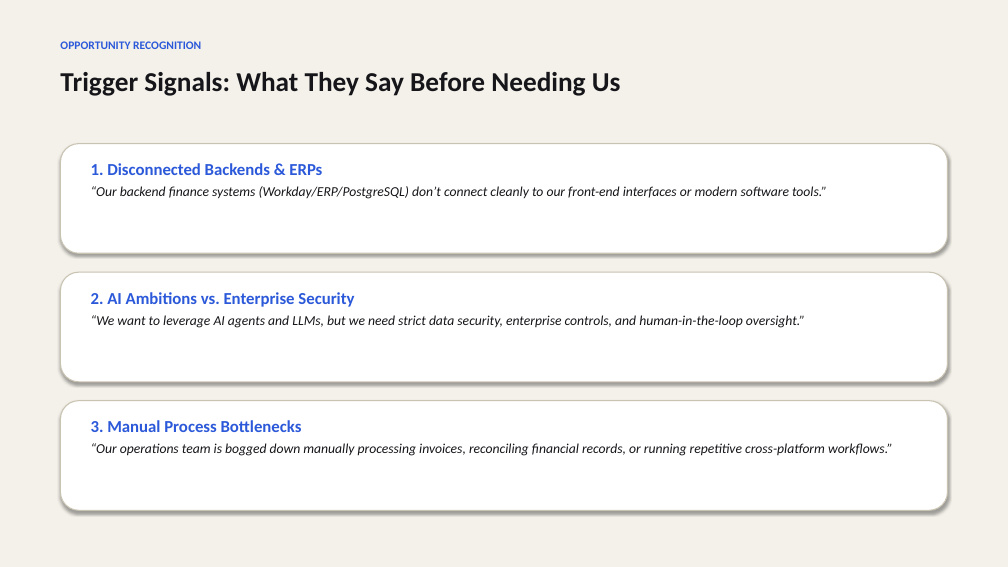
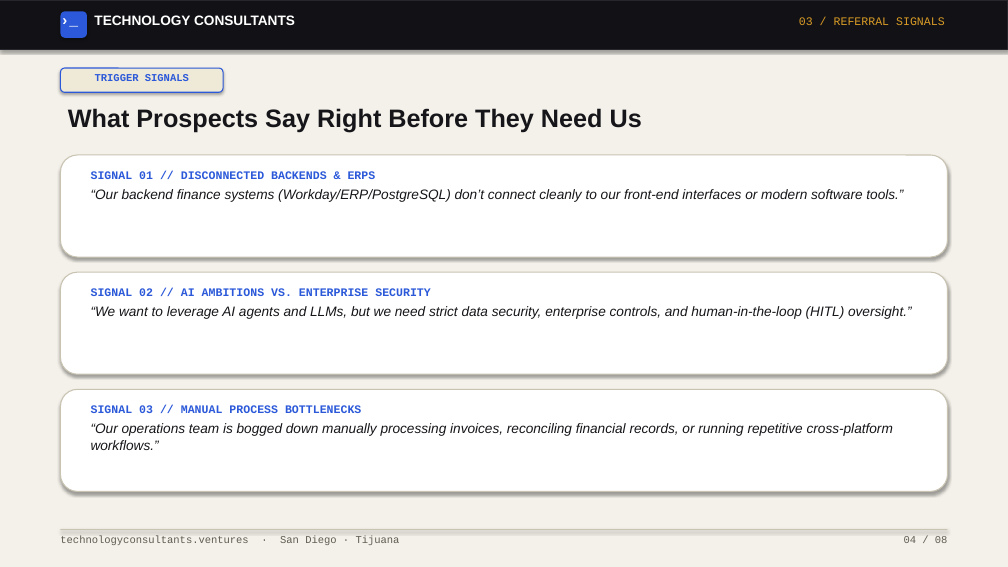
Before and after one commit to rguido198/TechnologyConsultantsVentures, a slide deck: slide 4 of Technology_Consultants_Who_to_Send_My_Way.pptx. Drawn at 1008x567 pixels with LibreOffice and Linux fonts; fonts in the diff are those of the drawing. Boxes give left, top, right and bottom in pixels: in the first picture for what was removed or moved away, otherwise in the second. Text is boxed around its words. In the diff, an @@ line names an element or a change of style, - is before the commit and + after.

Commit message:
Redesign PowerPoint presentations to match design.md website UI, nav header, terminal components, and design tokens

```diff
--- a/Technology_Consultants_Who_to_Send_My_Way.pptx
+++ b/Technology_Consultants_Who_to_Send_My_Way.pptx
@@ rectangle added at box(0, 0, 1008, 49), fill #121216, outline #26262C 1 pt @@
@@ rounded rectangle added at box(60, 11, 87, 38), fill #2B59D9 @@
@@ text added at box(60, 11, 87, 37), 14 pt, text #FFFFFF, bold @@
+›_
@@ text added at box(94, 15, 295, 25), 13 pt, text #FFFFFF, bold @@
+TECHNOLOGY CONSULTANTS
@@ text added at box(799, 17, 945, 25), 11 pt, text #D99B26 @@
+03 / REFERRAL SIGNALS
@@ text removed at box(60, 41, 201, 49) @@
-OPPORTUNITY RECOGNITION
@@ rounded rectangle added at box(60, 68, 223, 92), fill #EFE9D8, outline #2B59D9 1 pt @@
@@ text added at box(95, 74, 189, 81), 10 pt, text #2B59D9, bold @@
+TRIGGER SIGNALS
@@ text at box(68, 108, 642, 132): text changed; size 26 to 24 pt; font Calibri to Arial @@
-Trigger Signals: What They Say Before Needing Us
+What Prospects Say Right Before They Need Us
@@ rounded rectangle: place and size @@
-rounded rectangle at box(60, 144, 948, 253)
+rounded rectangle at box(60, 155, 948, 257)
@@ text "SIGNAL 01 // DISCONNECTED BACKENDS ...": place and size @@
-text "SIGNAL 01 // DISCONNECTED BACKENDS ..." at box(91, 163, 827, 199)
+text "SIGNAL 01 // DISCONNECTED BACKENDS ..." at box(91, 171, 903, 202)
@@ text at box(91, 171, 376, 179): text changed; size 16 to 11 pt; font Calibri to Courier New @@
-1. Disconnected Backends & ERPs
+SIGNAL 01 // DISCONNECTED BACKENDS & ERPS
@@ text at box(91, 189, 903, 202): font Calibri to Arial in "“Our backend finance systems (Workday/ERP/PostgreSQL) don’t  ..." @@
@@ rounded rectangle: place and size @@
-rounded rectangle at box(60, 272, 948, 382)
+rounded rectangle at box(60, 272, 948, 374)
@@ text at box(91, 288, 912, 319): text changed; font Calibri to Arial @@
-2. AI Ambitions vs. Enterprise Security
-“We want to leverage AI agents and LLMs, but we need strict data security, enterprise controls, and human-in-the-loop oversight.”
+SIGNAL 02 // AI AMBITIONS VS. ENTERPRISE SECURITY
+“We want to leverage AI agents and LLMs, but we need strict data security, enterprise controls, and human-in-the-loop (HITL) oversight.”
@@ rounded rectangle: place and size @@
-rounded rectangle at box(60, 401, 948, 510)
+rounded rectangle at box(60, 389, 948, 492)
@@ text "SIGNAL 03 // MANUAL PROCESS ...": place and size @@
-text "SIGNAL 03 // MANUAL PROCESS ..." at box(91, 420, 893, 456)
+text "SIGNAL 03 // MANUAL PROCESS ..." at box(91, 405, 893, 450)
@@ text at box(91, 405, 361, 413): text changed; size 16 to 11 pt; font Calibri to Courier New @@
-3. Manual Process Bottlenecks
+SIGNAL 03 // MANUAL PROCESS BOTTLENECKS
@@ text at box(91, 423, 893, 450): font Calibri to Arial in "“Our operations team is bogged down manually ..." @@
@@ rectangle added at box(60, 529, 948, 530), fill #C9C3B2 @@
@@ text added at box(60, 536, 400, 545), 10 pt, text #5F5C52 @@
+technologyconsultants.ventures · San Diego · Tijuana
@@ text added at box(904, 536, 948, 543), 10 pt, text #5F5C52 @@
+04 / 08
```
Also in this commit, not shown: 7 other slides changed, 1 other file.
